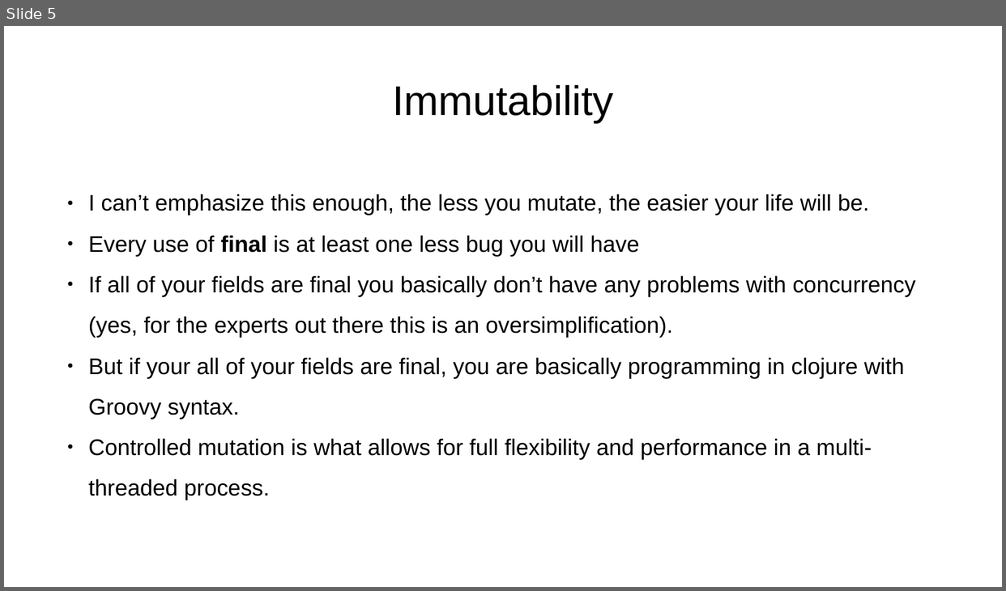
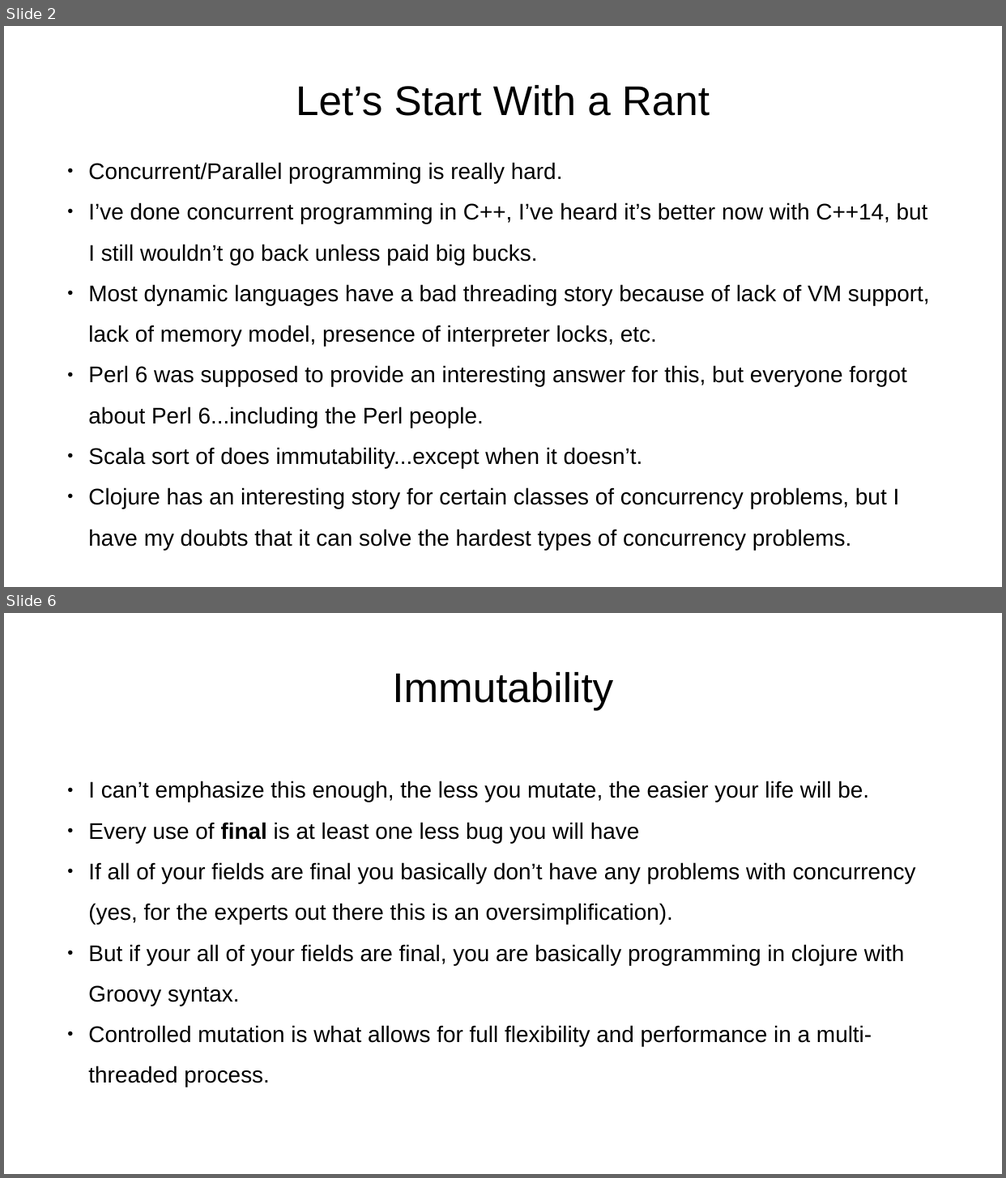
Before and after one commit to dwclark/concurrent-groovy, a slide deck: concurrent-groovy.odp. Shown one above the other, each under a label of ours: slide 5 before the commit, slides 2 and 6 after it; the slides between them are not shown. The pictures are 1006x591 and 1006x1178 pixels, drawn with LibreOffice and Linux fonts; fonts in the diff are those of the drawing. Boxes give left, top, right and bottom in pixels: in the first picture for what was removed or moved away, otherwise in the second. Text is boxed around its words. In the diff, an @@ line names an element or a change of style, - is before the commit and + after.

```diff
--- a/concurrent-groovy.odp
+++ b/concurrent-groovy.odp
@@ slide 2 added at (4,26,1002,587), background #FFFFFF @@
@@ title added at (296,85,710,116), 33 pt, text #000000 @@
+Let’s Start With a Rant
@@ text added at (88,162,930,550), 18 pt, text #000000 @@
+● Concurrent/Parallel programming is really hard.
+● I’ve done concurrent programming in C++, I’ve heard it’s better now with C++14, but I still wouldn’t go back unless paid big bucks.
+● Most dynamic languages have a bad threading story because of lack of VM support, lack of memory model, presence of interpreter locks, etc.
+● Perl 6 was supposed to provide an interesting answer for this, but everyone forgot about Perl 6...including the Perl people.
+● Scala sort of does immutability...except when it doesn’t.
+● Clojure has an interesting story for certain classes of concurrency problems, but I have my doubts that it can solve the hardest types of concurrency problems.
@@ what was slide 5 is now slide 6 @@
```
Also in this commit, not shown: 3 slides changed, 8 other slides added, 2 slides removed, 3 other files.
